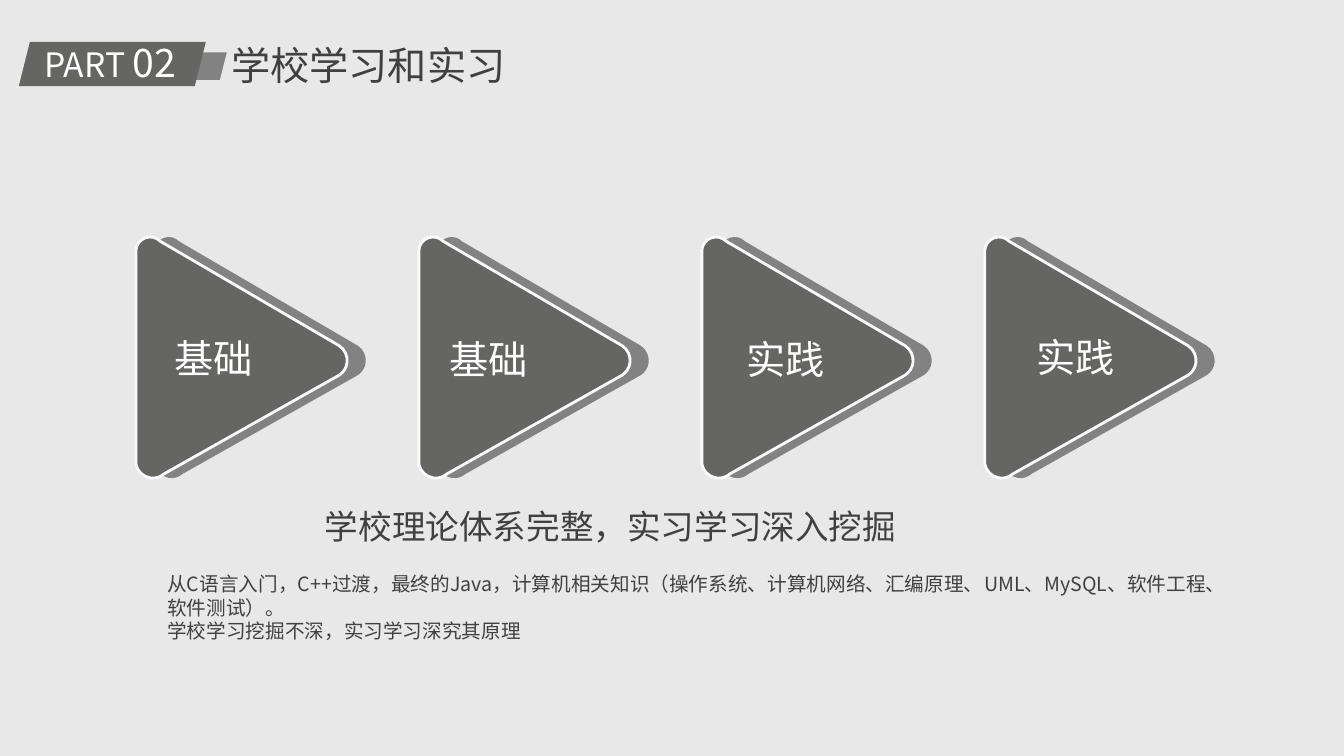
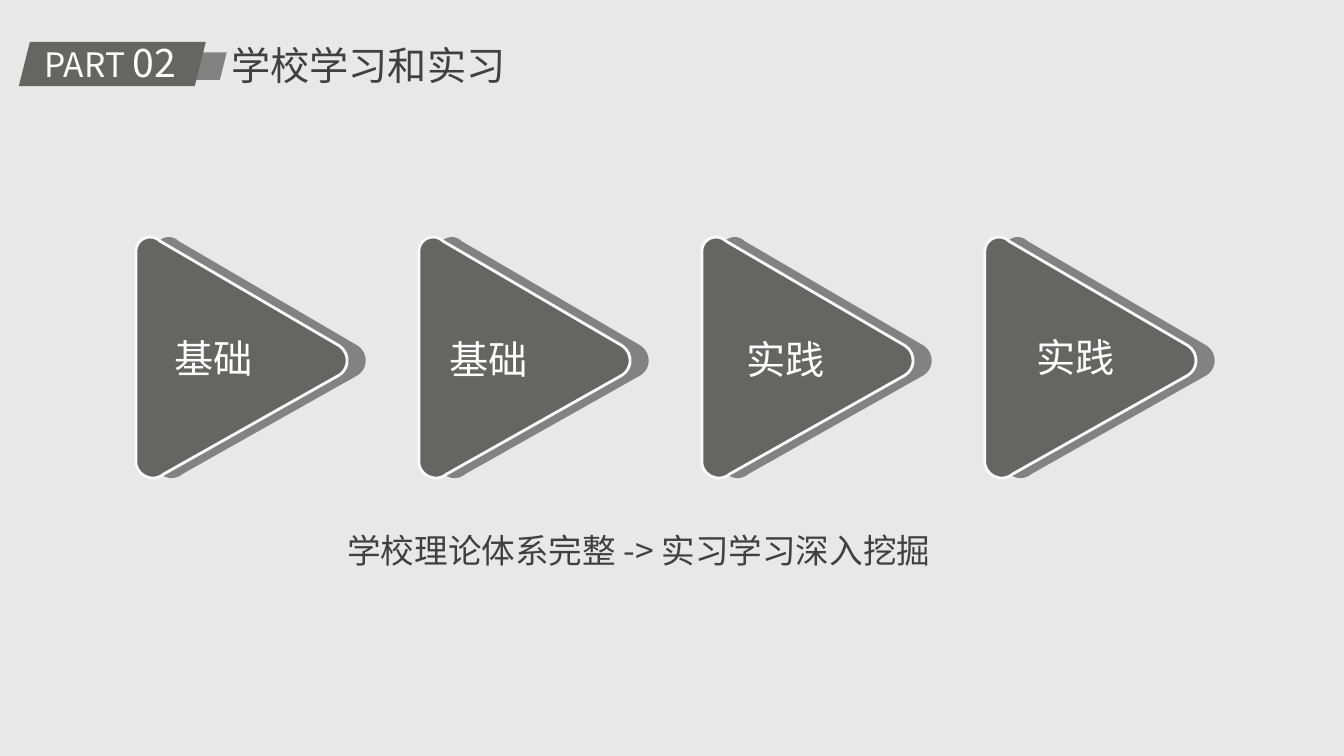
Before and after one commit to HanochLzd/lexian, a slide deck: slide 10 of doc/实习心得分享-罗紫东.pptx. Drawn at 1344x756 pixels with LibreOffice and Linux fonts; fonts in the diff are those of the drawing. Boxes give left, top, right and bottom in pixels: in the first picture for what was removed or moved away, otherwise in the second. Text is boxed around its words. In the diff, an @@ line names an element or a change of style, - is before the commit and + after.

```diff
--- a/doc/实习心得分享-罗紫东.pptx
+++ b/doc/实习心得分享-罗紫东.pptx
@@ text at <box>347,534,931,566</box>: text changed @@
-学校理论体系完整，实习学习深入挖掘
+学校理论体系完整 -> 实习学习深入挖掘
@@ text removed at <box>167,574,1225,640</box> @@
-从C语言入门，C++过渡，最终的Java，计算机相关知识（操作系统、计算机网络、汇编原理、UML、MySQL、软件工程、软件测试）。
-学校学习挖掘不深，实习学习深究其原理
```
Also in this commit, not shown: 7 other slides changed, 1 slide added, 2 slides removed, 3 other files.
